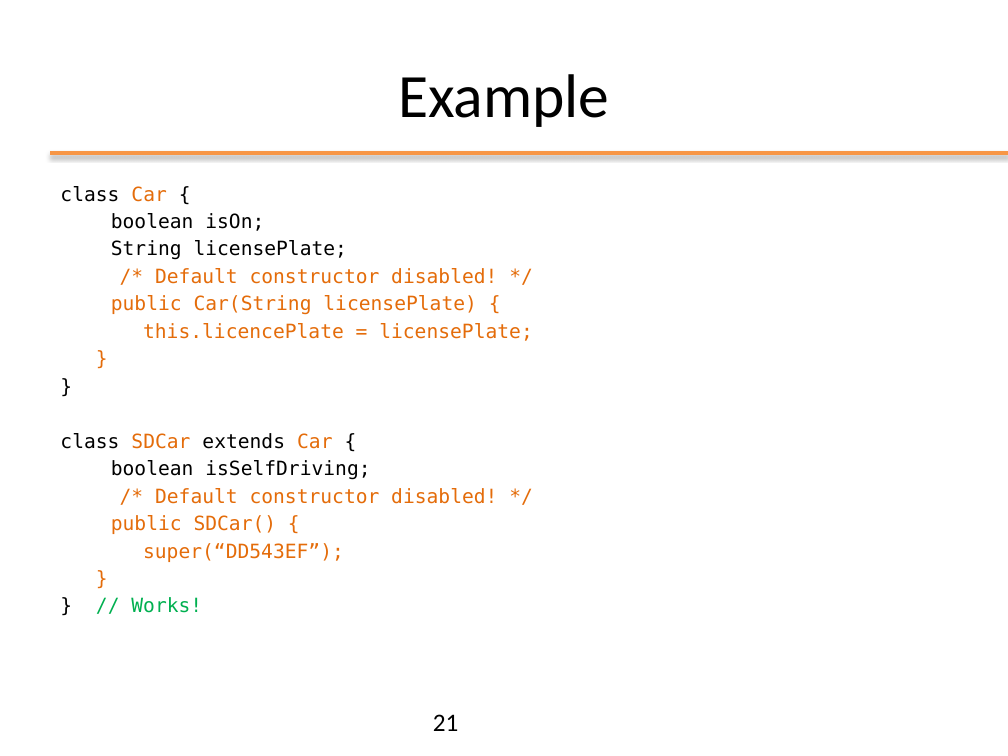
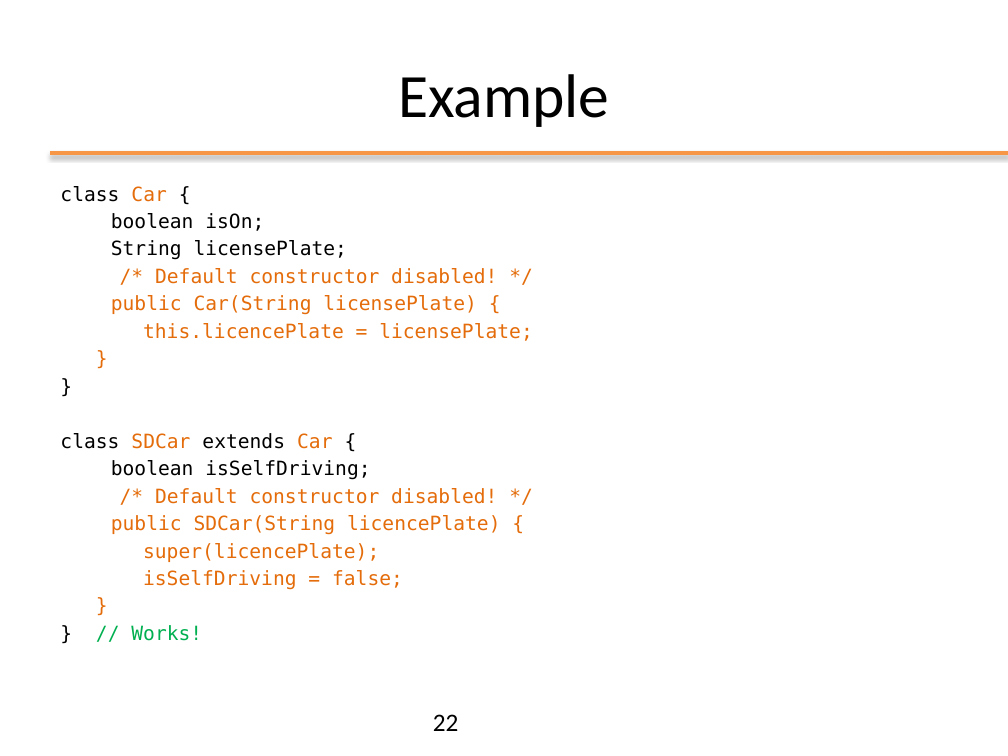
Before and after one commit to Andrea99-beep/ooprogramming, a slide deck: slide 22 of slides/ppt/03_OOP_Inheritance.pptx (slide 21 before the commit). Drawn at 1008x756 pixels with LibreOffice and Linux fonts; fonts in the diff are those of the drawing; background and template pictures are left out. Boxes give left, top, right and bottom in pixels: in the first picture for what was removed or moved away, otherwise in the second. Text is boxed around its words. In the diff, an @@ line names an element or a change of style, - is before the commit and + after.

```diff
--- a/slides/ppt/03_OOP_Inheritance.pptx
+++ b/slides/ppt/03_OOP_Inheritance.pptx
@@ text at [111, 515, 501, 590]: text changed @@
-public SDCar() {
-super(“DD543EF”);
+public SDCar(String licencePlate) {
+super(licencePlate);
+isSelfDriving = false;
@@ page number at [433, 714, 459, 731]: text changed @@
-21
+22
```
Also in this commit, not shown: 16 other slides changed, 1 slide added, 1 other file.
